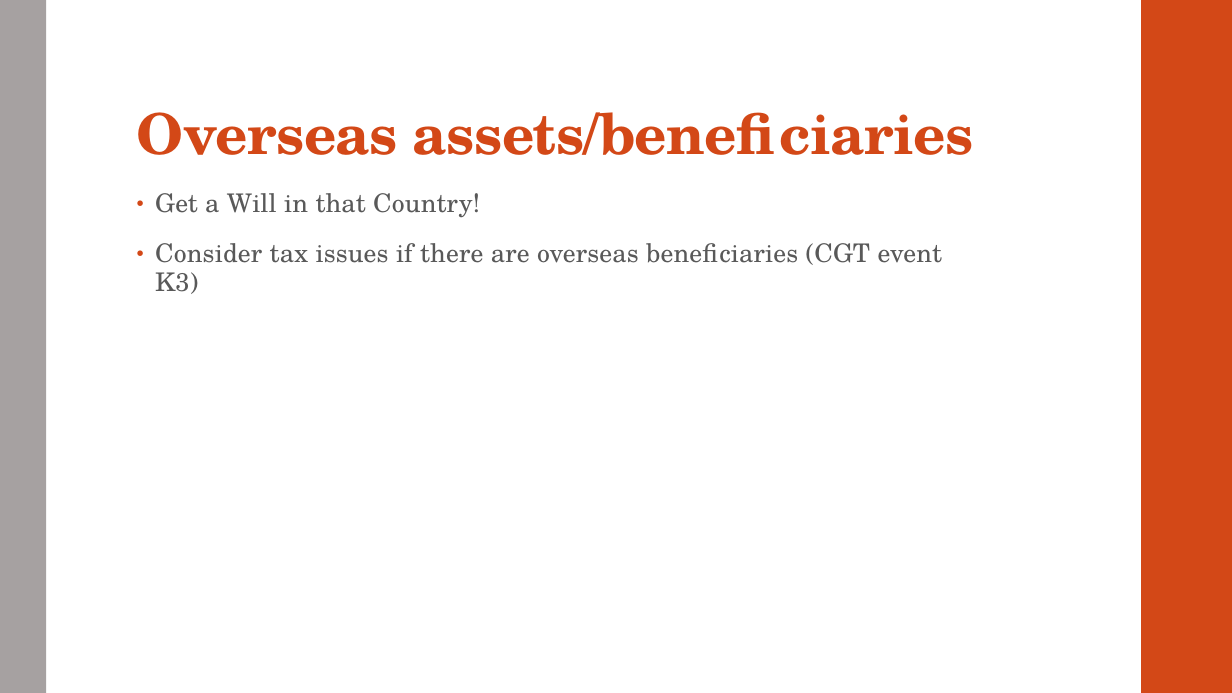
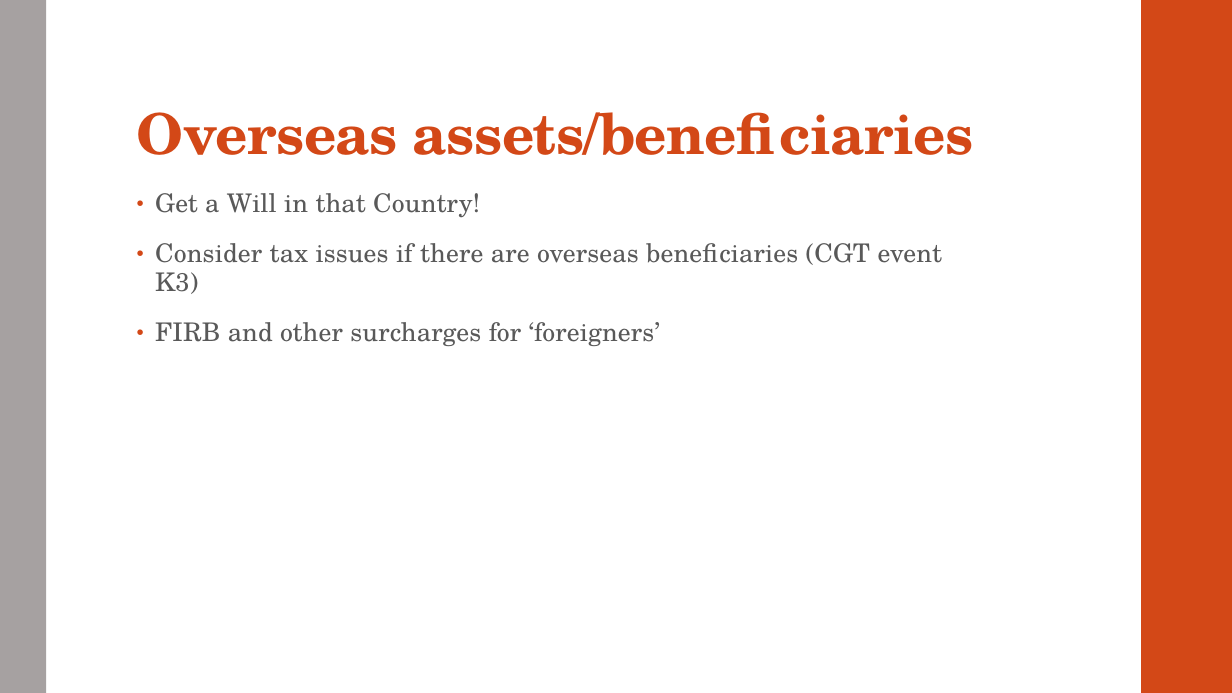
Before and after one commit to dariuschats/dariuschats.github.io, a slide deck: slide 25 of downloadables/other/Estate planning/Estate Planning Meeting Slides.pptx (slide 24 before the commit). Drawn at 1232x693 pixels with LibreOffice and Linux fonts; fonts in the diff are those of the drawing. Boxes give left, top, right and bottom in pixels: in the first picture for what was removed or moved away, otherwise in the second. Text is boxed around its words. In the diff, an @@ line names an element or a change of style, - is before the commit and + after.

```diff
--- a/downloadables/other/Estate planning/Estate Planning Meeting Slides.pptx
+++ b/downloadables/other/Estate planning/Estate Planning Meeting Slides.pptx
@@ text at box(155, 322, 660, 346): paragraph added @@
+• FIRB and other surcharges for ‘foreigners’
```
Also in this commit, not shown: 3 other slides changed, 4 slides added, 2 slides removed, 1 other file.
